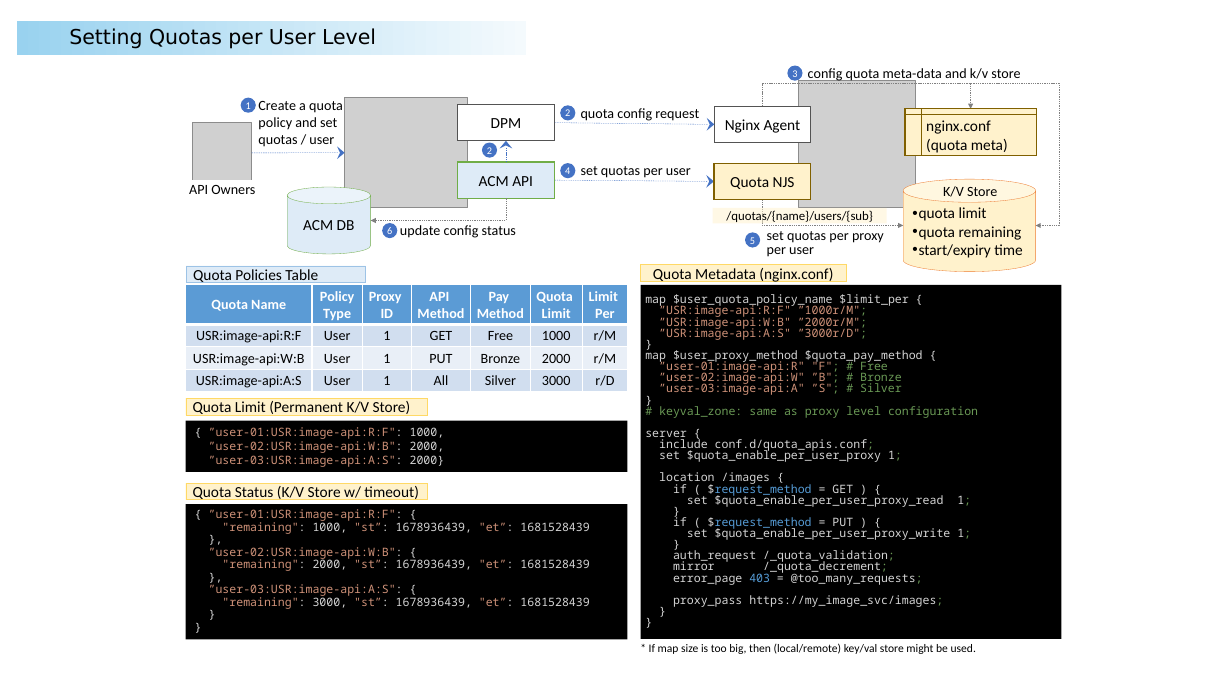
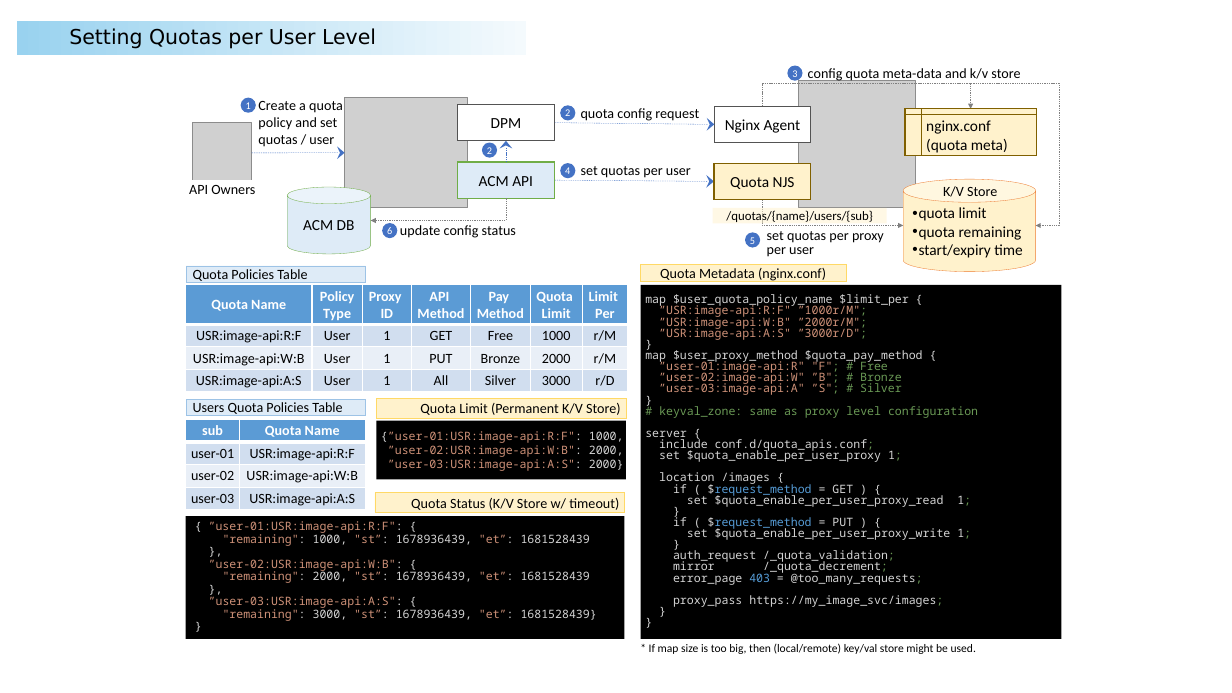
Before and after one commit to nginx-quotas/nginx-api-quotas, a slide deck: slide 3 of docs/nginx-quota-limit.pptx. Drawn at 1232x693 pixels with LibreOffice and Linux fonts; fonts in the diff are those of the drawing; grey boxes stand for pictures; background and template pictures are left out. Boxes give left, top, right and bottom in pixels: in the first picture for what was removed or moved away, otherwise in the second. Text is boxed around its words. In the diff, an @@ line names an element or a change of style, - is before the commit and + after.

Commit message:
docs: API quota validation & decrement flow - sync & async

```diff
--- a/docs/nginx-quota-limit.pptx
+++ b/docs/nginx-quota-limit.pptx
@@ rectangle "Quota Policies Table" at (x1=186, y1=266, x2=365, y2=283): size 12 to 11 pt @@
@@ rectangle "Quota Metadata (nginx.conf)" at (x1=640, y1=264, x2=847, y2=281): size 12 to 11 pt @@
@@ rectangle added at (x1=186, y1=399, x2=365, y2=415), fill #DEEBF7, outline #9DC3E6 0.25 pt, 11 pt, text #000000 @@
+Users Quota Policies Table
@@ rectangle "Quota Limit (Permanent K/V Store)" resized from (x1=186, y1=398, x2=428, y2=416) to (x1=376, y1=398, x2=626, y2=419) @@
@@ rectangle "Quota Limit (Permanent K/V Store)" at (x1=376, y1=398, x2=626, y2=419): size 12 to 11 pt; alignment left to right @@
@@ table added at (x1=186, y1=420, x2=365, y2=510), 4 rows, 2 columns @@
+sub | Quota Name
+user-01 | USR:image-api:R:F
+user-02 | USR:image-api:W:B
+user-03 | USR:image-api:A:S
@@ rectangle "{”user-01:USR:image-api:R:F": 1000," resized from (x1=186, y1=421, x2=628, y2=472) to (x1=376, y1=421, x2=626, y2=480) @@
@@ rectangle "{”user-01:USR:image-api:R:F": 1000," at (x1=376, y1=421, x2=626, y2=480): vertical alignment top to middle @@
@@ text in rectangle at (x1=381, y1=431, x2=624, y2=443): spaces changed @@
-{ ”user-01:USR:image-api:R:F": 1000,
+{”user-01:USR:image-api:R:F": 1000,
@@ rectangle "Quota Status (K/V Store w/ ..." at (x1=375, y1=493, x2=625, y2=512): size 12 to 11 pt; alignment left to right @@
@@ rectangle "Quota Status (K/V Store w/ ..." resized from (x1=186, y1=483, x2=428, y2=500) to (x1=375, y1=493, x2=625, y2=512) @@
@@ text in rectangle at (x1=186, y1=517, x2=625, y2=640): paragraph removed @@
-}
@@ rectangle "{ ”user-01:USR:image-api:R:F": {" resized from (x1=186, y1=505, x2=628, y2=640) to (x1=186, y1=517, x2=625, y2=640) @@
@@ text in rectangle at (x1=223, y1=607, x2=597, y2=621): text changed @@
-"remaining": 3000, "st”: 1678936439, "et”: 1681528439
+"remaining": 3000, "st”: 1678936439, "et”: 1681528439}
```
Also in this commit, not shown: 1 other slide changed, 2 slides added, 1 slide removed, 7 other files.
